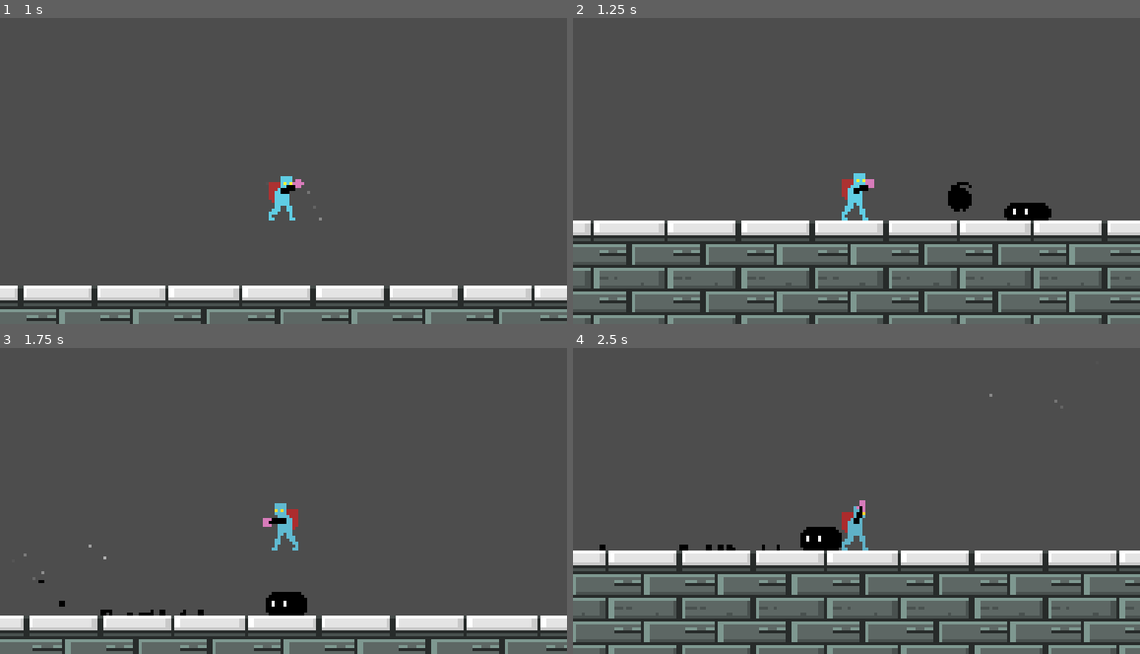
Above: before the commit, frames 1-4 (two rows, left to right).
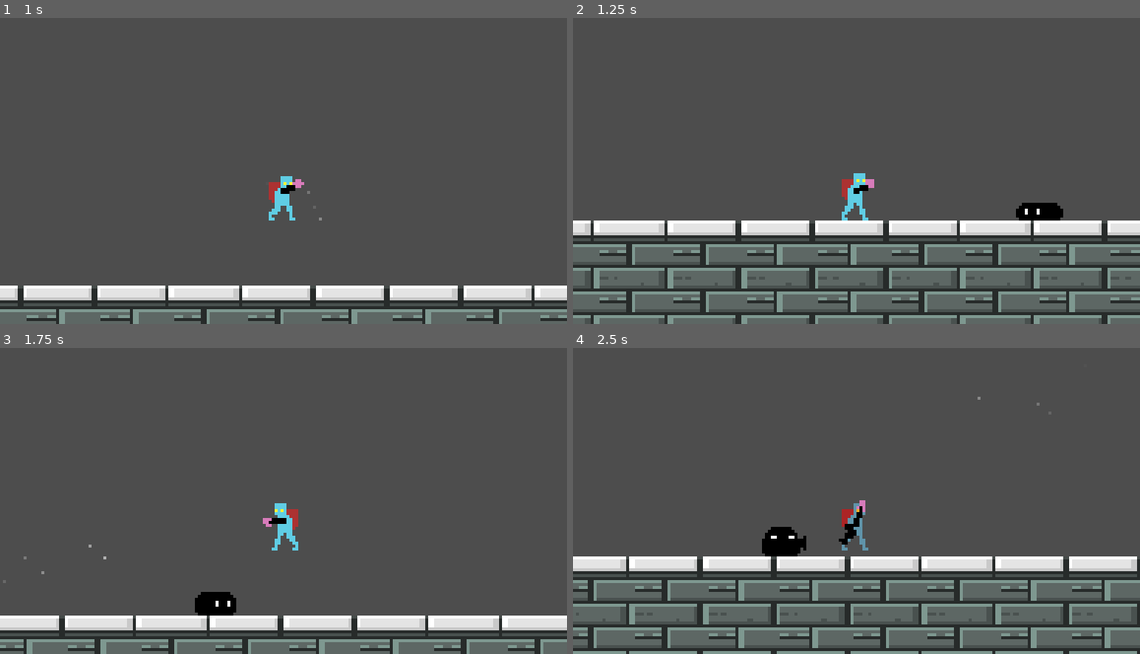
Above: after the commit, the same moments.

Repository: Bbubbee/Qman
Game: Godot game, scene res://scenes/main/main.tscn
Same seed, same stepped clock (60 frames per second), same inputs: the game is played once before the commit and once after it.
Inputs (mouse positions are in pixels of both pictures, inside the frame that each line leads up to):
- Up to frame 1 (1 s): move the mouse to (408, 149) at 0.52 s; press the mouse at (408, 149) at 0.53 s; hold D (right) from 0.53 s (still down); tap Space (jump) at 0.77 s
- Up to frame 2 (1.25 s): keep holding D (right)
- Up to frame 3 (1.75 s): keep holding D (right); move the mouse to (170, 510) at 1.27 s; release the mouse at (170, 510) at 1.28 s; click (170, 510) at 1.35 s; tap Space (jump) at 1.52 s
- Up to frame 4 (2.5 s): move the mouse to (913, 424) at 2.02 s; release D (right) at 2.03 s; press the mouse at (913, 424) at 2.03 s; hold A (left) from 2.03 s (still down)

Frame 1 is identical in both runs. In frame 2, 0.6% of the frame differs, in the area x 66-87%, y 53-67%; in frame 3, 4.8%; in frame 4, 25%, in the area x 0-100%, y 14-100%.

Commit message:
gust attack animation

Diff:
--- a/scenes/enemies/basic_enemy/enemy.tscn
+++ b/scenes/enemies/basic_enemy/enemy.tscn
@@ -105,6 +105,11 @@
 [node name="Follow" type="Node" parent="StateMachine"]
 script = ExtResource("6_8tppr")
 
+[node name="AttackTimer" type="Timer" parent="StateMachine/Follow"]
+wait_time = 0.5
+one_shot = true
+autostart = true
+
 [node name="Damaged" type="Node" parent="StateMachine"]
 script = ExtResource("8_v0he8")
 
--- a/scenes/enemies/basic_enemy/enemy_follow_state.gd
+++ b/scenes/enemies/basic_enemy/enemy_follow_state.gd
@@ -2,8 +2,11 @@
 
 var player: CharacterBody2D
 @export var attack_range: float = 20.0
+@onready var attack_timer: Timer = $AttackTimer
+
 
 func enter(_enter_params = null):
+	attack_timer.start()
 	var level = get_tree().current_scene
 	player = level.find_child("Player")
 
@@ -16,6 +19,13 @@
 	# Move towards the player.
 	var direction = player.global_position - actor.global_position
 
+	# Make sprite face player.
+	if player.global_position > actor.global_position:
+		actor.sprite_2d.flip_h = true
+	else:
+		actor.sprite_2d.flip_h = false
+
+
 	# Stop moving x pixels away from the player.
 	if direction.length() > attack_range:
 		if direction.x > 0:
@@ -26,8 +36,14 @@
 			actor.facing_right = false
 
 	else:
-		transition.emit(self, "attack")
+		actor.velocity.x = 0
+		if attack_timer.is_stopped():
+			transition.emit(self, "attack")
 
 	# Once the player is too far away, go to the idle state.
 	if direction.length() > 100:
 		transition.emit(self, "wander")
+
+
+#func exit():
+	#attack_timer
--- a/scenes/enemies/dust/dust.tscn
+++ b/scenes/enemies/dust/dust.tscn
@@ -83,9 +83,40 @@
 "values": [0, 1]
 }
 
+[sub_resource type="Animation" id="Animation_ly0tm"]
+resource_name = "attack"
+length = 0.8
+tracks/0/type = "value"
+tracks/0/imported = false
+tracks/0/enabled = true
+tracks/0/path = NodePath("General/Sprite:frame")
+tracks/0/interp = 1
+tracks/0/loop_wrap = true
+tracks/0/keys = {
+"times": PackedFloat32Array(0, 0.3),
+"transitions": PackedFloat32Array(1, 1),
+"update": 1,
+"values": [2, 3]
+}
+tracks/1/type = "method"
+tracks/1/imported = false
+tracks/1/enabled = true
+tracks/1/path = NodePath("StateMachine/Attack")
+tracks/1/interp = 1
+tracks/1/loop_wrap = true
+tracks/1/keys = {
+"times": PackedFloat32Array(0.3),
+"transitions": PackedFloat32Array(1),
+"values": [{
+"args": [],
+"method": &"fire_attack"
+}]
+}
+
 [sub_resource type="AnimationLibrary" id="AnimationLibrary_ykw1s"]
 _data = {
 "RESET": SubResource("Animation_xnvqg"),
+"attack": SubResource("Animation_ly0tm"),
 "damaged": SubResource("Animation_j84pq"),
 "death": SubResource("Animation_al7c6"),
 "idle": SubResource("Animation_2axxu")
@@ -103,7 +134,7 @@
 
 [node name="Sprite" parent="General" index="0"]
 texture = ExtResource("2_ycphn")
-hframes = 2
+hframes = 4
 
 [node name="Animator" parent="General" index="1"]
 libraries = {
@@ -122,13 +153,19 @@
 sight_range = 130.0
 
 [node name="Follow" parent="StateMachine" index="1"]
-attack_range = 120.0
+attack_range = 80.0
+
+[node name="AttackTimer" parent="StateMachine/Follow" index="0"]
+wait_time = 1.0
+autostart = false
 
 [node name="Attack" parent="StateMachine" index="4"]
 script = ExtResource("3_eli6g")
 attack_duration = 2.0
 
 [node name="AttackMarker" type="Marker2D" parent="." index="4"]
-position = Vector2(-10, 4)
+position = Vector2(-10, 2)
+
+[connection signal="animation_finished" from="General/Animator" to="StateMachine/Attack" method="_on_animator_animation_finished"]
 
 [editable path="Components/HurtHitBox"]
--- a/scenes/enemies/dust/dust_attack_state.gd
+++ b/scenes/enemies/dust/dust_attack_state.gd
@@ -5,22 +5,18 @@
 
 
 func enter(_enter_params = null):
+	actor.animator.play("attack")
+	actor.velocity.x = 0
+
 	attack_timer = attack_duration
 
 	# NOTE: May have to call this one in process instead of in enter.
 
-	# Get player.
-	var level = get_tree().current_scene
-	var player = level.find_child("Player")
 
-	# Prepare the attack.
-	var dust_ball = DUST_BALL.instantiate()
-	var direction = (player.global_position - actor.global_position).normalized()
-	dust_ball.init(direction, attack_marker.global_position)
 
-	# Add dust ball to root.
-	var root = get_tree().get_root()
-	root.add_child(dust_ball)
+
+func process(delta: float) -> void:
+	pass
 
 
 func physics_process(delta: float) -> void:
@@ -29,8 +25,29 @@
 	actor.move_and_slide()
 
 
+func fire_attack():
+	# Get player.
+	var level = get_tree().current_scene
+	var player = level.find_child("Player")
 
-"""
-	TODO:
-		- Sneeze ranged attack.
-"""
+	# Prepare the attack.
+	var dust_ball = DUST_BALL.instantiate()
+	var direction = (player.global_position - actor.global_position).normalized()
+
+	# Flip the marker.
+	var attack_marker_pos = attack_marker.global_position
+	if direction > Vector2.ZERO:
+		attack_marker_pos.x += 20
+	else:
+		print("facing left")
+
+	dust_ball.init(direction, attack_marker_pos)
+
+	# Add dust ball to root.
+	var root = get_tree().get_root()
+	root.add_child(dust_ball)
+
+
+func _on_animator_animation_finished(anim_name: StringName) -> void:
+	if anim_name == "attack":
+		transition.emit(self, "follow")
--- a/scenes/player/player.tscn
+++ b/scenes/player/player.tscn
@@ -91,7 +91,7 @@
 height = 14.0
 
 [node name="Player" type="CharacterBody2D"]
-collision_layer = 2
+collision_layer = 0
 script = ExtResource("1_c4p7c")
 
 [node name="CollisionShape" type="CollisionShape2D" parent="."]
--- a/scenes/projectiles/dust_ball.gd
+++ b/scenes/projectiles/dust_ball.gd
@@ -1,6 +1,7 @@
 extends Projectile
 
 
+@onready var hurt_hit_box: HurtHitBox = $HurtHitBox
 
 
 func _physics_process(delta: float) -> void:
@@ -9,6 +10,16 @@
 
 
 
-func _on_hurt_hit_box_area_entered(area: Area2D) -> void:
-	Events.spawn_particles.emit(self.global_position, 10, self.direction)
+func _on_hurt_hit_box_area_entered(_area: Area2D) -> void:
+	#set_deferred("monitoring", false)
+	#set_deferred("monitorablemo", false)
+
+	#hurt_hit_box.monitorable = false
+	#hurt_hit_box.monitoring = false
+
+	call_deferred("spawn_particles", self.global_position, 10, self.direction)
 	queue_free()
+
+
+func spawn_particles(pos, amount, dir):
+	Events.spawn_particles.emit(pos, amount, dir)
Binary file changed: assets/enemies/dust/dust-Sheet.png
Binary file changed: assets/enemies/dust/dust.aseprite
Not shown: 1 places in scenes/enemies/dust/dust.tscn that only renumber resources
